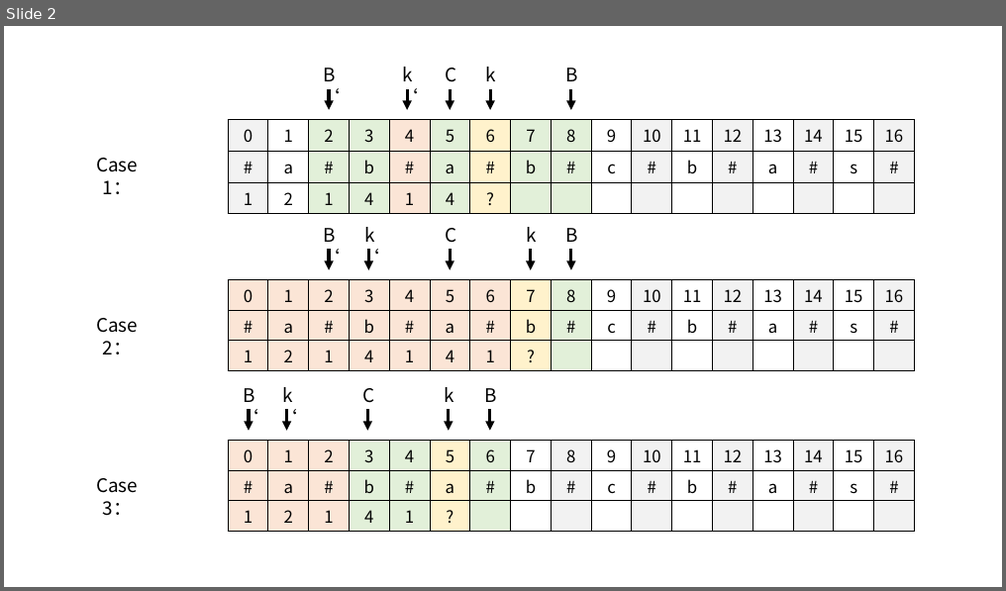
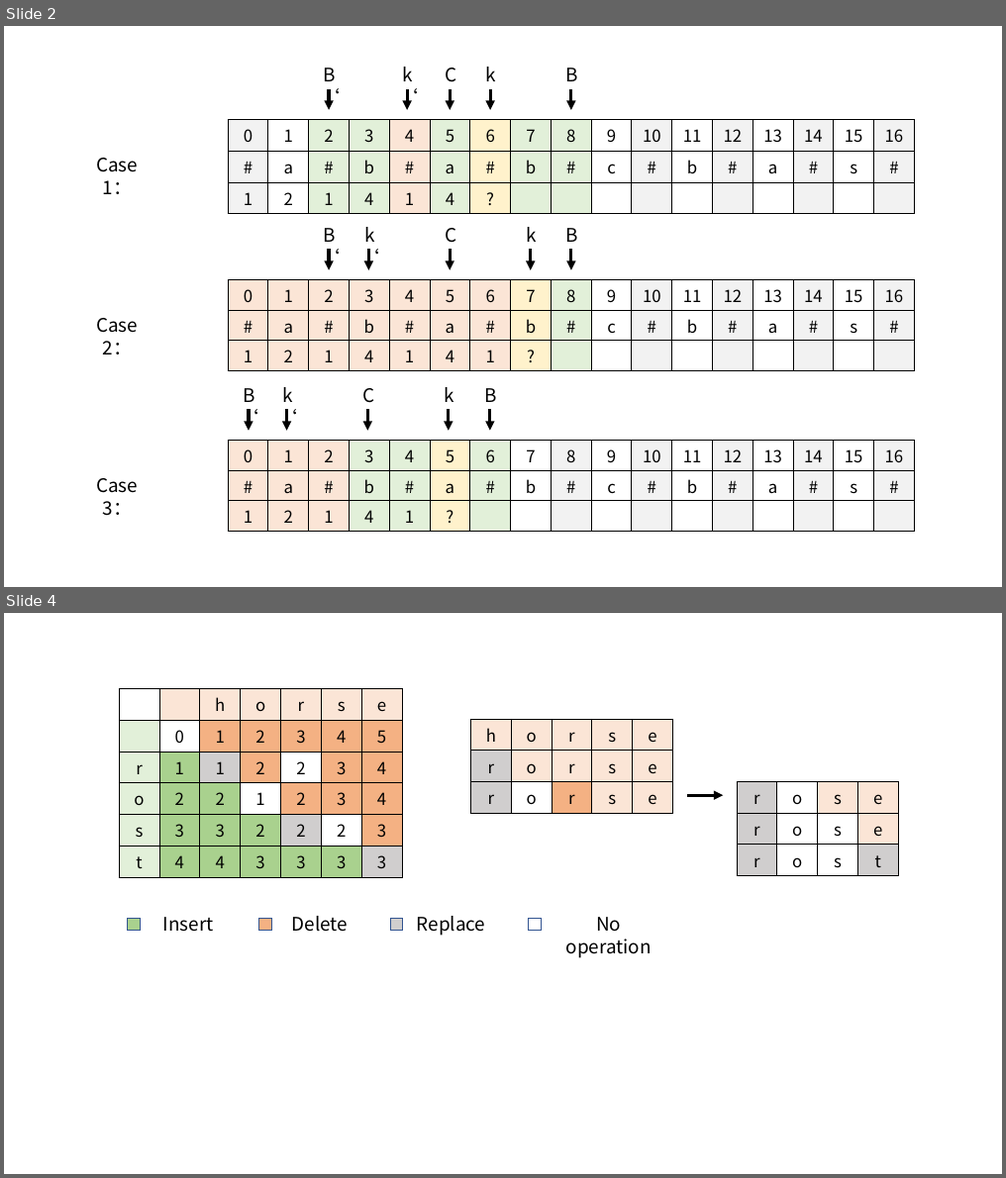
Before and after one commit to Tackoil/Tackoil.github.io, a slide deck: source/_posts/algorithm/mrc.pptx. Shown one above the other, each under a label of ours: slide 2 before the commit, slides 2 and 4 after it; the slides between them are not shown. The pictures are 1006x591 and 1006x1178 pixels, drawn with LibreOffice and Linux fonts; fonts in the diff are those of the drawing. Boxes give left, top, right and bottom in pixels: in the first picture for what was removed or moved away, otherwise in the second. Text is boxed around its words. In the diff, an @@ line names an element or a change of style, - is before the commit and + after.

```diff
--- a/source/_posts/algorithm/mrc.pptx
+++ b/source/_posts/algorithm/mrc.pptx
@@ slide 4 added at box(4, 613, 1002, 1174), background #FFFFFF @@
@@ table added at box(119, 688, 402, 873), 6 rows, 7 columns @@
+ |  | h | o | r | s | e
+ | 0 | 1 | 2 | 3 | 4 | 5
+r | 1 | 1 | 2 | 2 | 3 | 4
+o | 2 | 2 | 1 | 2 | 3 | 4
+s | 3 | 3 | 2 | 2 | 2 | 3
+t | 4 | 4 | 3 | 3 | 3 | 3
@@ table added at box(471, 719, 673, 811), 3 rows, 5 columns @@
+h | o | r | s | e
+r | o | r | s | e
+r | o | r | s | e
@@ table added at box(737, 781, 899, 872), 3 rows, 4 columns @@
+r | o | s | e
+r | o | s | e
+r | o | s | t
@@ arrow added from (687, 796) to (724, 796), #000000 3 pt @@
@@ rectangle added at box(128, 919, 141, 931), fill #A9D18E, outline #325491 1 pt @@
@@ text added at box(163, 917, 214, 932), 18 pt, text #000000 @@
+Insert
@@ rectangle added at box(259, 919, 272, 931), fill #F4B183, outline #325491 1 pt @@
@@ text added at box(292, 916, 348, 932), 18 pt, text #000000 @@
+Delete
@@ rectangle added at box(390, 919, 403, 931), fill #D0CECE, outline #325491 1 pt @@
@@ text added at box(417, 916, 486, 936), 18 pt, text #000000 @@
+Replace
@@ rectangle added at box(529, 919, 542, 931), fill #FFFFFF, outline #325491 1 pt @@
@@ text added at box(566, 917, 651, 959), 18 pt, text #000000 @@
+No operation
```
Also in this commit, not shown: 1 other slide added, 3 other files.
